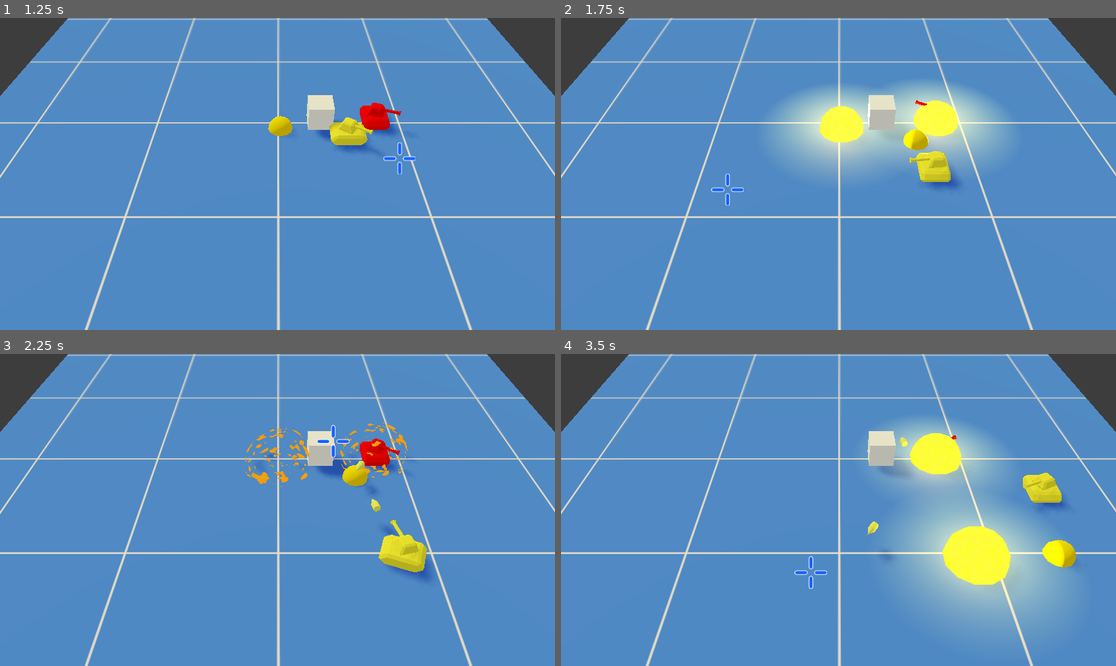
Above: before the commit, frames 1-4 (two rows, left to right).
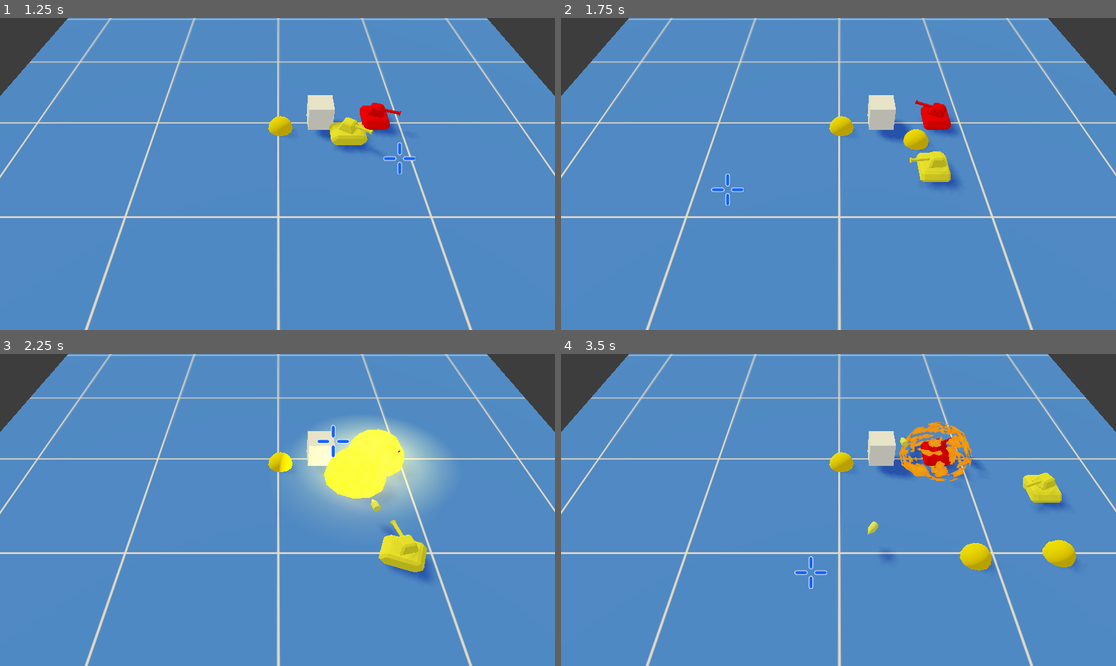
Above: after the commit, the same moments.

Repository: Hasnep/combatanks
Game: Godot game, scene res://World/World.tscn
The game is run twice, just before and just after one commit, with the same random seed, the same clock (stepped at 60 frames per second) and the same inputs.
Inputs (mouse positions are in pixels of both pictures, inside the frame that each line leads up to):
- Up to frame 1 (1.25 s): tap Enter at 0.5 s; move the mouse to (399, 158) at 0.52 s; hold Right (move_right) from 0.53 s (still down); right-click (399, 158) at 0.6 s
- Up to frame 2 (1.75 s): move the mouse to (727, 189) at 1.27 s; release Right (move_right) at 1.28 s; hold Down (move_down) from 1.28 s (still down); right-click (727, 189) at 1.35 s
- Up to frame 3 (2.25 s): move the mouse to (333, 441) at 2.02 s; release Down (move_down) at 2.03 s; hold Right (move_right) from 2.03 s (still down); click (333, 441) at 2.1 s
- Up to frame 4 (3.5 s): right-click (894, 441) at 2.3 s; move the mouse to (810, 572) at 2.77 s; release Right (move_right) at 2.78 s; hold Up (move_up) from 2.78 s (still down); right-click (810, 572) at 2.85 s

Frame 1 is identical in both runs. In frame 2, 9.1% of the frame differs, in the area x 37-81%, y 20-52%; in frame 3, 7.0%; in frame 4, 15%, in the area x 48-93%, y 21-90%.

Commit message:
Add mine explosion interactions

Diff:
--- a/Bullet/Bullet.gd
+++ b/Bullet/Bullet.gd
@@ -7,7 +7,7 @@
 var velocity: Vector3
 
 
-func constructor(parent: KinematicBody, turret_position: Vector3, direction: Vector3):
+func _constructor(parent: KinematicBody, turret_position: Vector3, direction: Vector3):
 	add_collision_exception_with(parent)  # Don't collide with parent
 	rotation = direction
 	velocity = BULLET_SPEED * transform.basis.z
--- a/Bullet/Bullet.tscn
+++ b/Bullet/Bullet.tscn
@@ -6,7 +6,9 @@
 
 [sub_resource type="CylinderShape" id=1]
 
-[node name="Bullet" type="KinematicBody"]
+[node name="Bullet" type="KinematicBody" groups=[
+"bullet",
+]]
 script = ExtResource( 1 )
 
 [node name="BulletModel" type="MeshInstance" parent="."]
--- a/Mine/Mine.gd
+++ b/Mine/Mine.gd
@@ -1,14 +1,45 @@
 extends Spatial
 
-var MineExplosion: Resource = load("res://Mine/MineExplosion.tscn")
+var MineExplosion = preload("res://Mine/MineExplosion.tscn")
+
+var activated = false
+
+var placed_by
+
+const MINE_COUNTDOWN_TIME: float = 9.0
+const MINE_DELAY_TIME: float = 1.0
 
 
-func constructor(tank_position: Vector3):
+func _constructor(parent: KinematicBody, tank_position: Vector3):
 	transform.origin = tank_position
+	$MineActivationArea.connect("body_exited", self, "_on_body_leave_activation_area")
+	$MineActivationArea.connect("body_entered", self, "_on_body_enter_activation_area")
+	placed_by = parent
+	$MineCountdown.start(MINE_COUNTDOWN_TIME)
 
 
-func _on_timer_timeout():
+func explode():
 	var e = MineExplosion.instance()
 	get_parent().add_child(e)
 	e.transform.origin = self.transform.origin
 	self.queue_free()
+
+
+func _on_body_leave_activation_area(body):
+	if body.is_in_group("tank") and body == placed_by:
+		activated = true
+
+
+func _on_body_enter_activation_area(body):
+	if body.is_in_group("bullet"):
+		explode()
+	elif activated and body.is_in_group("tank"):
+		$MineDelay.start(MINE_DELAY_TIME)
+
+
+func _on_countdown_end():
+	$MineDelay.start(MINE_DELAY_TIME)
+
+
+func _on_delay_end():
+	explode()
--- a/Mine/Mine.tscn
+++ b/Mine/Mine.tscn
@@ -1,16 +1,30 @@
-[gd_scene load_steps=3 format=2]
+[gd_scene load_steps=4 format=2]
 
 [ext_resource path="res://Mine/Mine.gd" type="Script" id=1]
 [ext_resource path="res://Mine/MineModel.tres" type="SphereMesh" id=2]
 
-[node name="Mine" type="Spatial"]
+[sub_resource type="CylinderShape" id=1]
+radius = 3.0
+
+[node name="Mine" type="Spatial" groups=[
+"mine",
+]]
 script = ExtResource( 1 )
 
 [node name="MineModel" type="MeshInstance" parent="."]
 mesh = ExtResource( 2 )
 material/0 = null
 
-[node name="Timer" type="Timer" parent="."]
+[node name="MineDelay" type="Timer" parent="."]
 one_shot = true
-autostart = true
-[connection signal="timeout" from="Timer" to="." method="_on_timer_timeout" flags=6]
+
+[node name="MineCountdown" type="Timer" parent="."]
+one_shot = true
+
+[node name="MineActivationArea" type="Area" parent="."]
+
+[node name="MineActivationHitbox" type="CollisionShape" parent="MineActivationArea"]
+transform = Transform( 1, 0, 0, 0, 1, 0, 0, 0, 1, 0, 1, 0 )
+shape = SubResource( 1 )
+[connection signal="timeout" from="MineDelay" to="." method="_on_delay_end" flags=6]
+[connection signal="timeout" from="MineCountdown" to="." method="_on_countdown_end" flags=6]
--- a/Tank/Tank.gd
+++ b/Tank/Tank.gd
@@ -93,7 +93,7 @@
 
 func _lay_mine():
 	var m = Mine.instance()
-	m.constructor(transform.origin)
+	m._constructor(self, transform.origin)
 	mine_container.add_child(m)
 
 
@@ -104,7 +104,7 @@
 func _shoot():
 	if n_bullets < max_bullets:
 		var b = Bullet.instance()
-		b.constructor($".", transform.origin, turret.global_transform.basis.get_euler())
+		b._constructor(self, transform.origin, turret.global_transform.basis.get_euler())
 		bullet_container.add_child(b)
 		n_bullets += 1
 
--- a/Tank/Tank.tscn
+++ b/Tank/Tank.tscn
@@ -7,7 +7,9 @@
 [sub_resource type="BoxShape" id=1]
 extents = Vector3( 1, 1, 1.5 )
 
-[node name="Tank" type="KinematicBody"]
+[node name="Tank" type="KinematicBody" groups=[
+"tank",
+]]
 
 [node name="TankHitbox" type="CollisionShape" parent="."]
 transform = Transform( 1, 0, 0, 0, 1, 0, 0, 0, 1, 0, 1, 0 )
